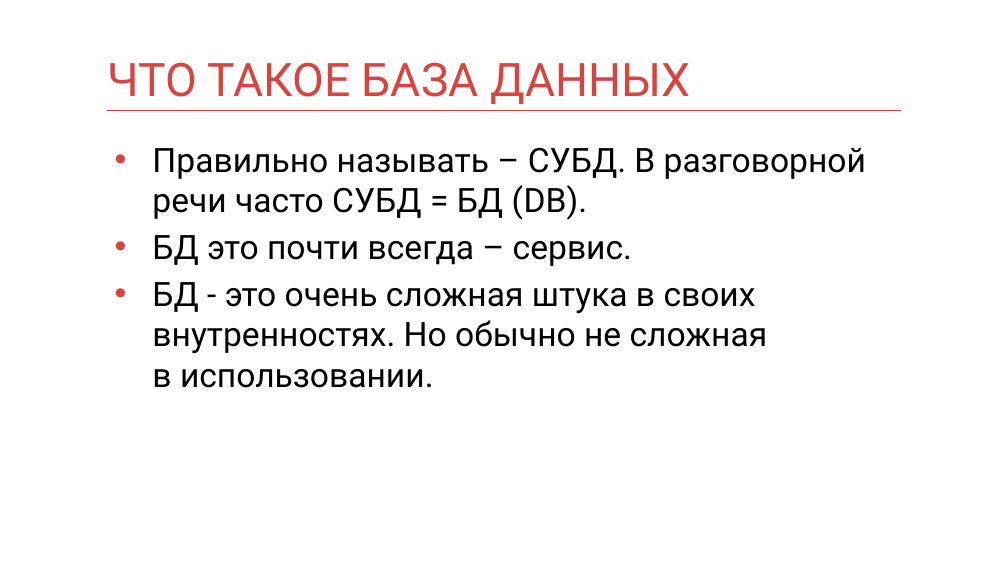
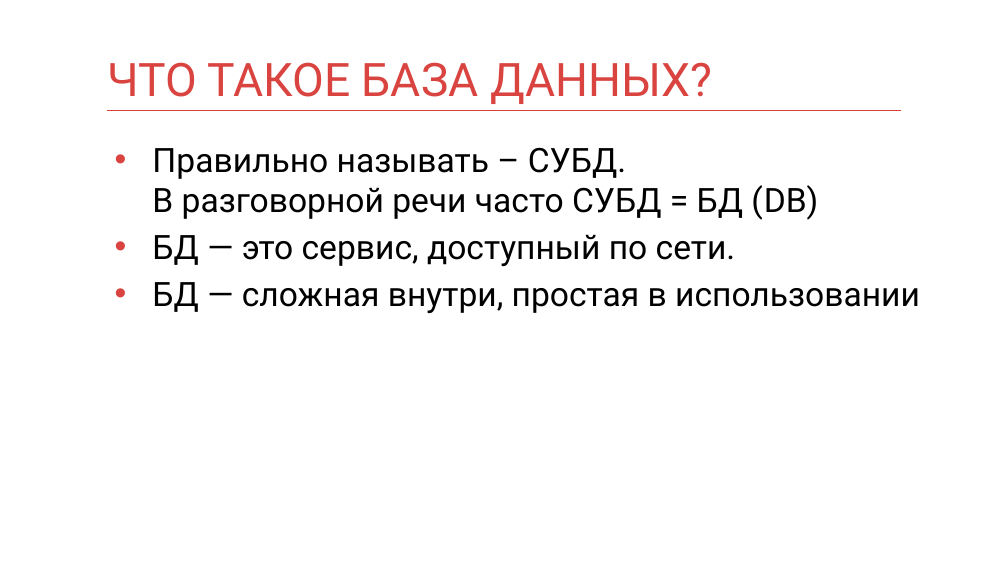
Before and after one commit to mnenorm74/web-game, a slide deck: slide 2 of db.pptx. Drawn at 1008x567 pixels with LibreOffice and Linux fonts; fonts in the diff are those of the drawing. Boxes give left, top, right and bottom in pixels: in the first picture for what was removed or moved away, otherwise in the second. Text is boxed around its words. In the diff, an @@ line names an element or a change of style, - is before the commit and + after.

```diff
--- a/db.pptx
+++ b/db.pptx
@@ title at bbox=[107, 62, 712, 104]: text changed @@
-ЧТО ТАКОЕ БАЗА ДАННЫХ
+ЧТО ТАКОЕ БАЗА ДАННЫХ?
@@ text at bbox=[152, 147, 920, 313]: text changed @@
-• Правильно называть – СУБД. В разговорной речи часто СУБД = БД (DB).
-• БД это почти всегда – сервис.
-• БД - это очень сложная штука в своих внутренностях. Но обычно не сложная в использовании.
+• Правильно называть – СУБД.
+  В разговорной речи часто СУБД = БД (DB)
+• БД — это сервис, доступный по сети.
+• БД — сложная внутри, простая в использовании
```
Also in this commit, not shown: 23 other slides changed, 13 slides added, 9 slides removed, 1 other file.
